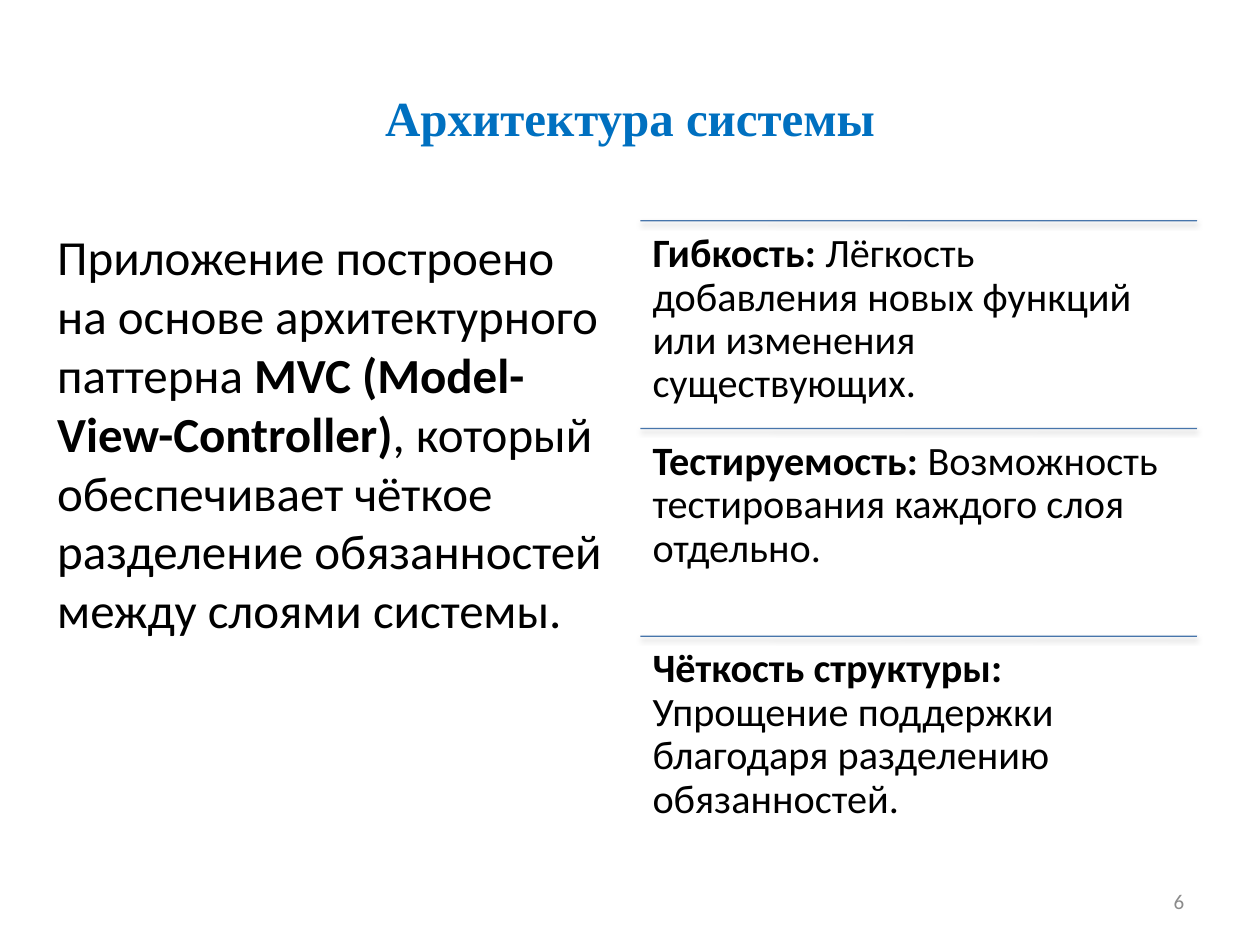
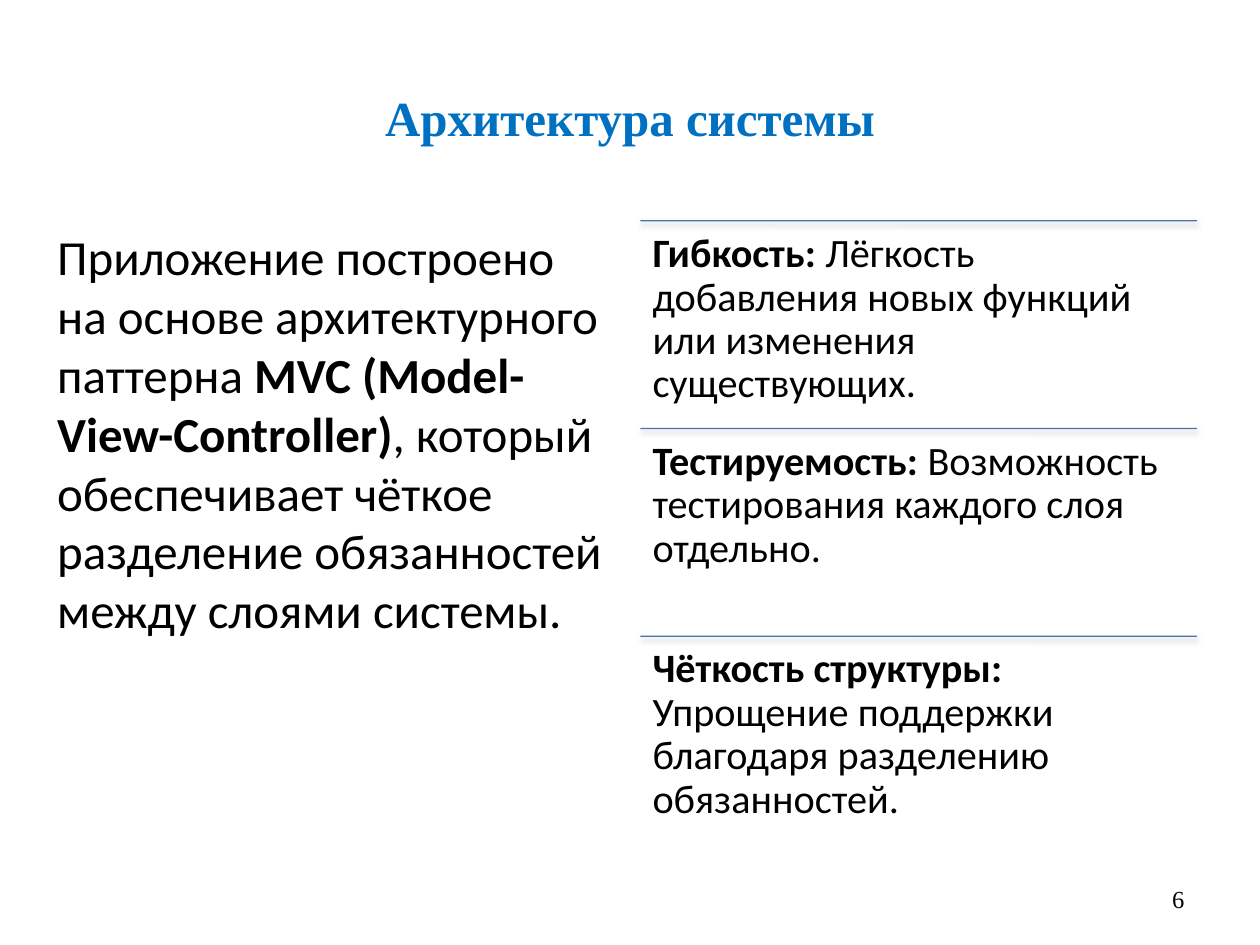
Before and after one commit to Ch1kez/PVT_NASA-TLX, a slide deck: slide 6 of Диплом/Презентация/презентация Курнаев.pptx. Drawn at 1260x945 pixels with LibreOffice and Linux fonts; fonts in the diff are those of the drawing. Boxes give left, top, right and bottom in pixels: in the first picture for what was removed or moved away, otherwise in the second. Text is boxed around its words. In the diff, an @@ line names an element or a change of style, - is before the commit and + after.

```diff
--- a/Диплом/Презентация/презентация Курнаев.pptx
+++ b/Диплом/Презентация/презентация Курнаев.pptx
@@ page number at (1172,891,1184,909): size 12 to 14 pt, font Calibri to Times New Roman, text colour #8C8C8C to #000000 @@
```
Also in this commit, not shown: 3 other slides changed, 5 other files.
